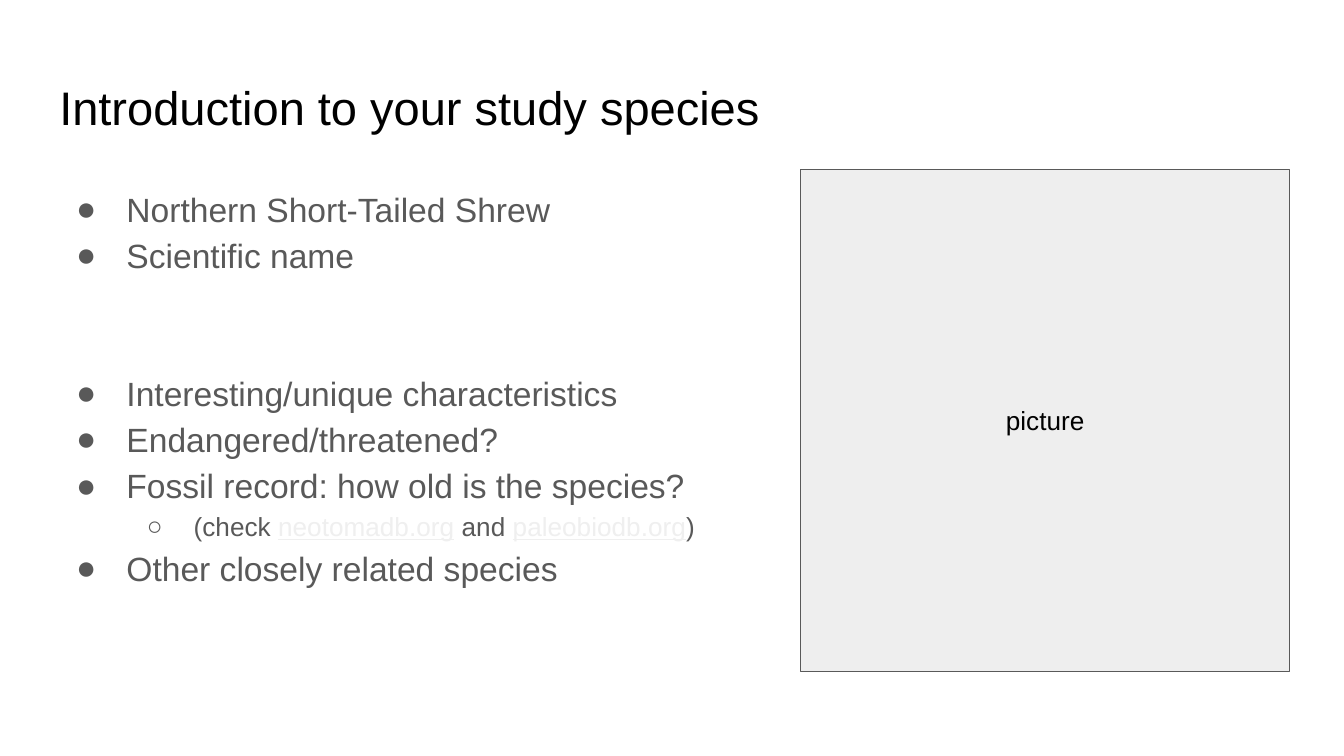
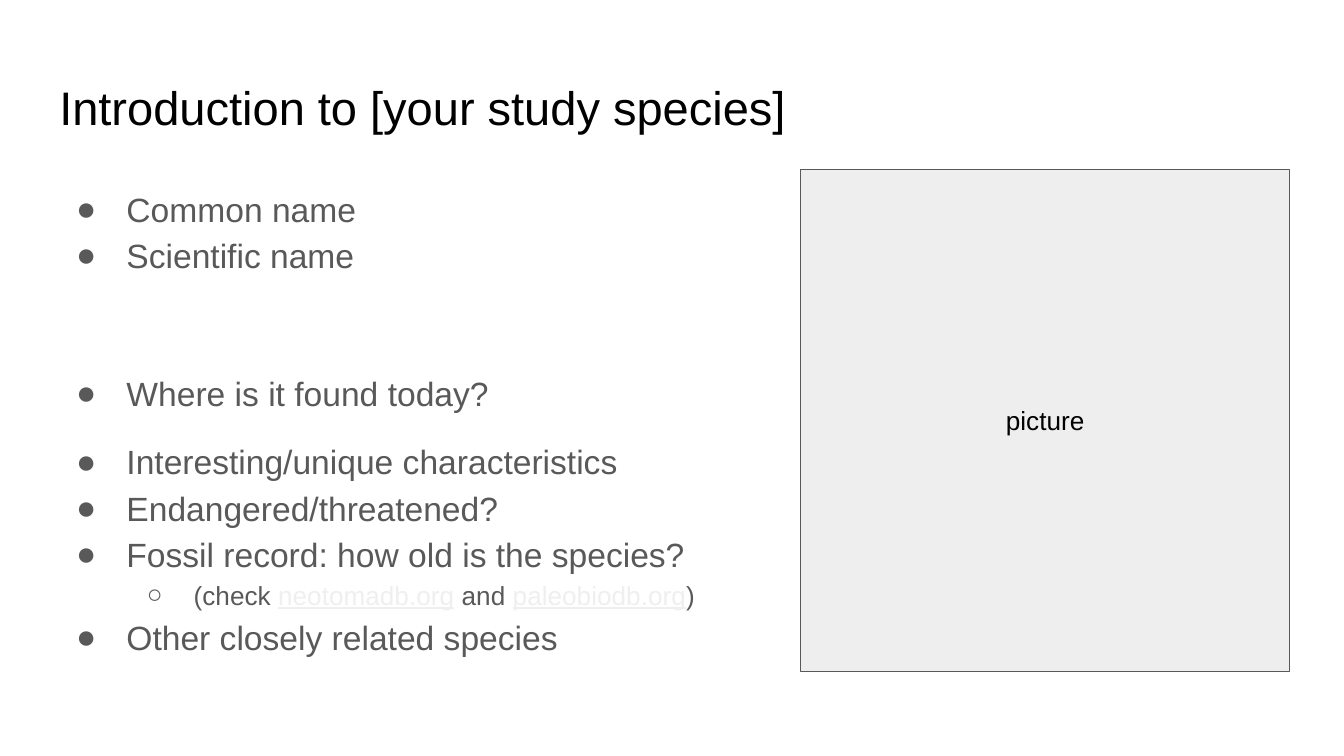
Before and after one commit to paleomammals/biodata_shortcourse, a slide deck: slide 7 of student presentation template.pptx (slide 6 before the commit). Drawn at 1344x756 pixels with LibreOffice and Linux fonts; fonts in the diff are those of the drawing. Boxes give left, top, right and bottom in pixels: in the first picture for what was removed or moved away, otherwise in the second. Text is boxed around its words. In the diff, an @@ line names an element or a change of style, - is before the commit and + after.

```diff
--- a/student presentation template.pptx
+++ b/student presentation template.pptx
@@ title at (59,91,785,134): text changed @@
-Introduction to your study species
+Introduction to [your study species]
@@ text at (126,198,356,223): text changed @@
-● Northern Short-Tailed Shrew
+● Common name
@@ text at (126,381,489,412): paragraph added @@
+● Where is it found today?
```
Also in this commit, not shown: 4 other slides changed, 1 slide added, 50 other files.
